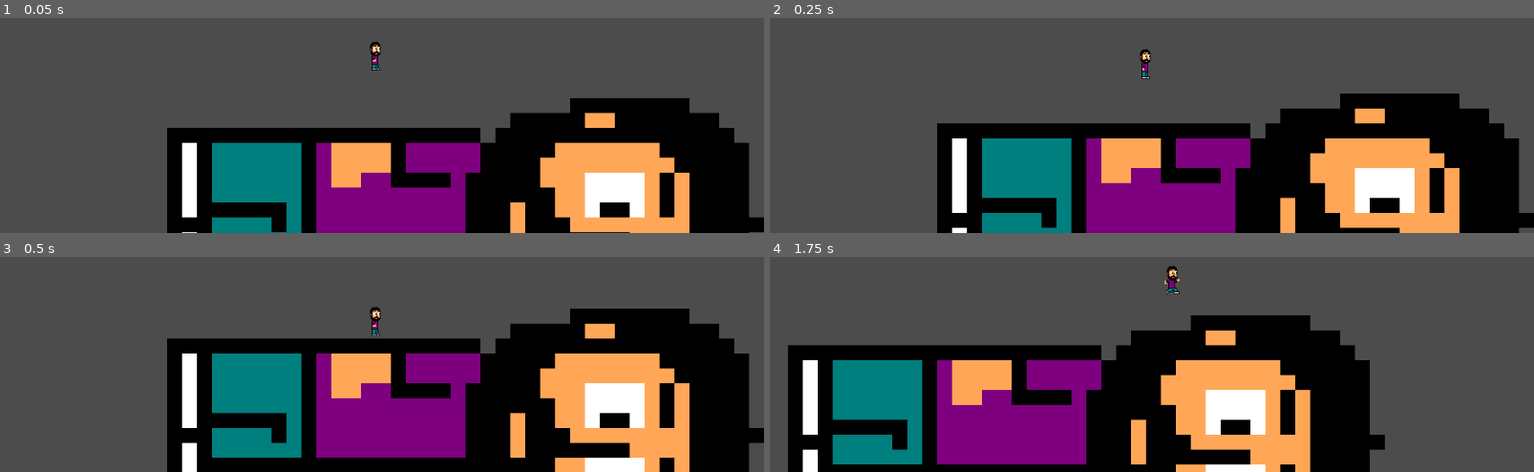
Above: before the commit, frames 1-4 (two rows, left to right).
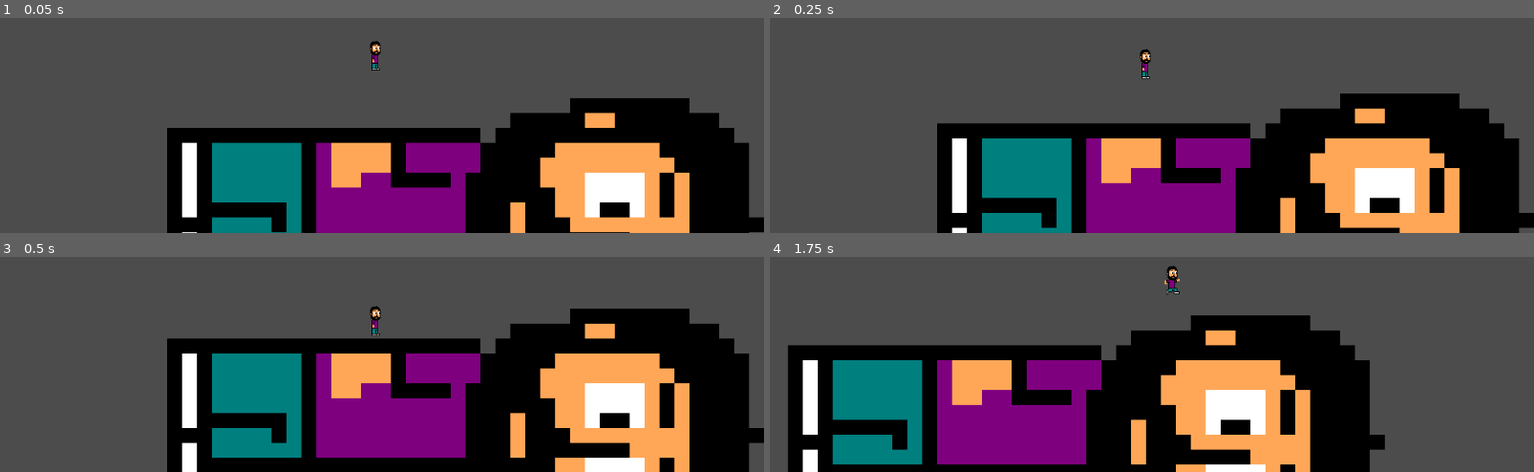
Above: after the commit, the same moments.

Repository: Guilherme-Calland/super_mega_guacamole
Game: Godot game, scene res://Scenes/TestScene.tscn
Same seed, same stepped clock (60 frames per second), same inputs: the game is played once before the commit and once after it. The project has no main scene, so this scene is started directly.
Inputs:
- Up to frame 1 (0.05 s): no input
- Up to frame 2 (0.25 s): no input
- Up to frame 3 (0.5 s): no input
- Up to frame 4 (1.75 s): hold Space (jump) 0.53-1.28 s; hold D (right) from 0.53 s (still down); tap Space (jump) at 1.35, 1.52 s

The runs differ from the first frame. In frame 1, less than 0.1% of the frame differs, in the area x 48-50%, y 10-23%; in frame 2, nothing differs; in frame 3, less than 0.1%; in frame 4, nothing differs.

Commit message:
refactor class (animation)

Diff:
--- a/Scenes/Player.tscn
+++ b/Scenes/Player.tscn
@@ -43,8 +43,6 @@
 [node name="PlayerAnimatedSprite" type="AnimatedSprite" parent="."]
 frames = SubResource( 1 )
 animation = "idle"
-frame = 1
-playing = true
 
 [node name="PlayerCollision" type="CollisionShape2D" parent="."]
 visible = false
--- /dev/null
+++ b/Scripts/Animations.gd
@@ -0,0 +1,17 @@
+extends Node
+
+func animate(is_on_floor, sprite):
+	if Input.is_action_pressed("right") and not Input.is_action_pressed("left"):
+		sprite.flip_h = false
+		if is_on_floor:
+			sprite.play("run")
+	elif Input.is_action_pressed("left") and not Input.is_action_pressed("right"):
+		sprite.flip_h = true
+		if is_on_floor:
+			sprite.play("run")
+	else:
+		if is_on_floor:
+			sprite.play("idle")
+	if Input.is_action_pressed("jump"):
+		if is_on_floor:
+			sprite.play("jump")
--- a/Scripts/Player.gd
+++ b/Scripts/Player.gd
@@ -6,24 +6,22 @@
 export var speed = 100
 export var jump_speed = 300
 var motion = Vector2(0,0)
+var animationScript = load("res://Scripts/Animations.gd")
+var animation = animationScript.new()
 
 func _physics_process(delta):
 	move_and_slide(motion, UP)
+	animation.animate(is_on_floor(), $PlayerAnimatedSprite)
 
 	if Input.is_action_pressed("right") and not Input.is_action_pressed("left"):
-		$PlayerAnimatedSprite.flip_h = false
 		if is_on_floor():
-			$PlayerAnimatedSprite.play("run")
 			motion.x = speed
 	elif Input.is_action_pressed("left") and not Input.is_action_pressed("right"):
-		$PlayerAnimatedSprite.flip_h = true
 		if is_on_floor():
 			motion.x = -speed
-			$PlayerAnimatedSprite.play("run")
 	else:
 		if is_on_floor():
 			motion.x = 0
-			$PlayerAnimatedSprite.play("idle")
 
 	if not is_on_floor():
 		motion.y += gravity
@@ -33,4 +31,3 @@
 	if Input.is_action_pressed("jump"):
 		if is_on_floor():
 			motion.y -= jump_speed
-			$PlayerAnimatedSprite.play("jump")
